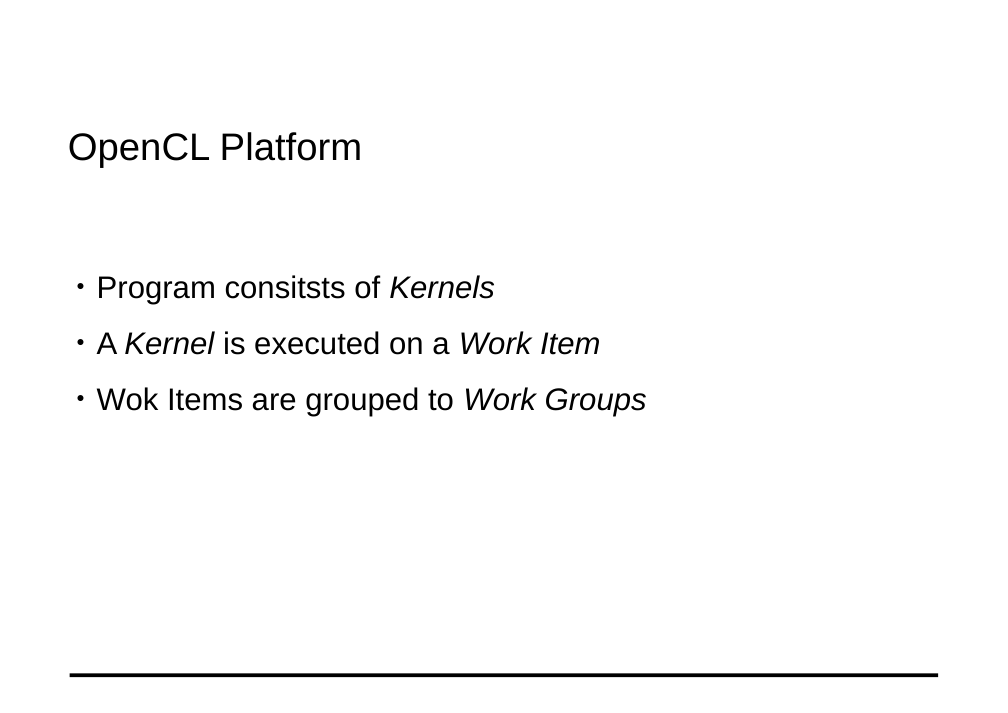
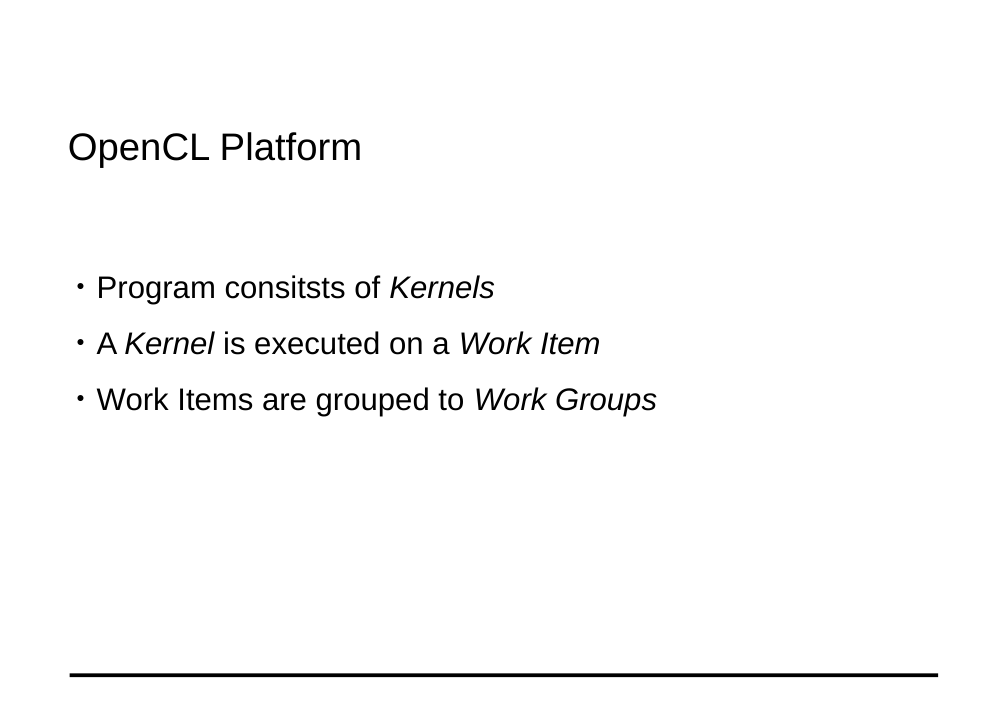
Before and after one commit to fluescher/conpr-opencl-lecture, a slide deck: slide 12 of docs/SL_OpenCL.odp. Drawn at 1008x713 pixels with LibreOffice and Linux fonts; fonts in the diff are those of the drawing; background and template pictures are left out. Boxes give left, top, right and bottom in pixels: in the first picture for what was removed or moved away, otherwise in the second. Text is boxed around its words. In the diff, an @@ line names an element or a change of style, - is before the commit and + after.

```diff
--- a/docs/SL_OpenCL.odp
+++ b/docs/SL_OpenCL.odp
@@ text at [97, 387, 657, 416]: text changed @@
-● Wok Items are grouped to Work Groups
+● Work Items are grouped to Work Groups
```
Also in this commit, not shown: 1 other file.
